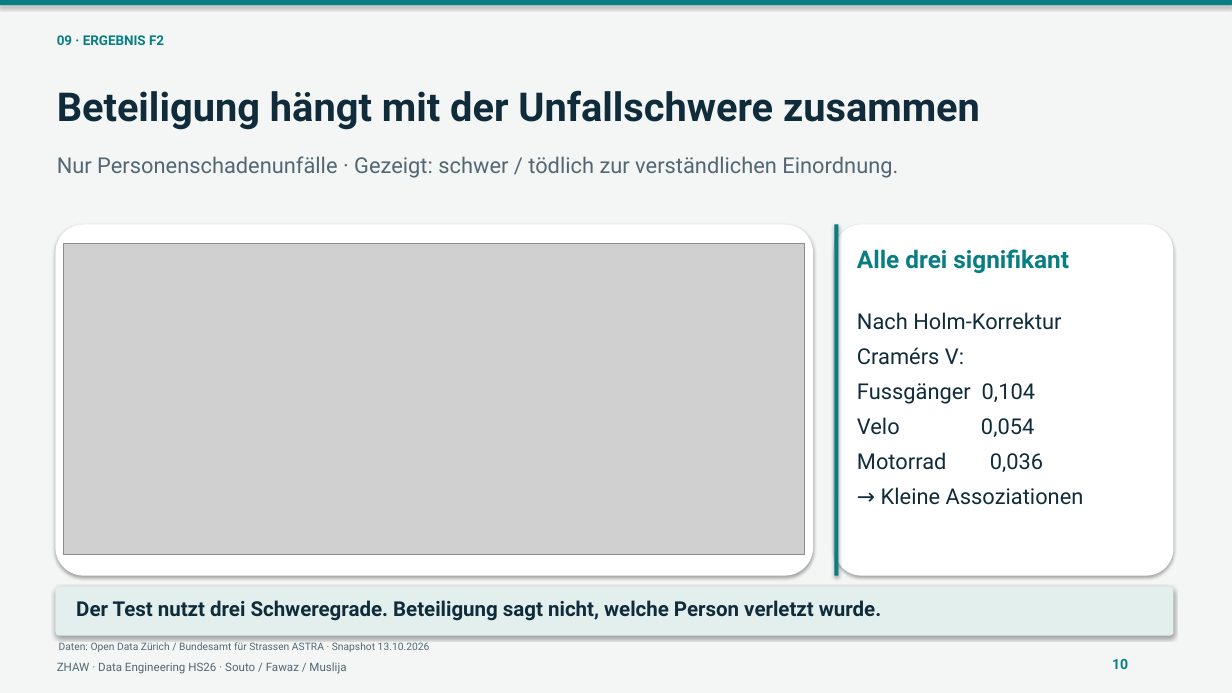
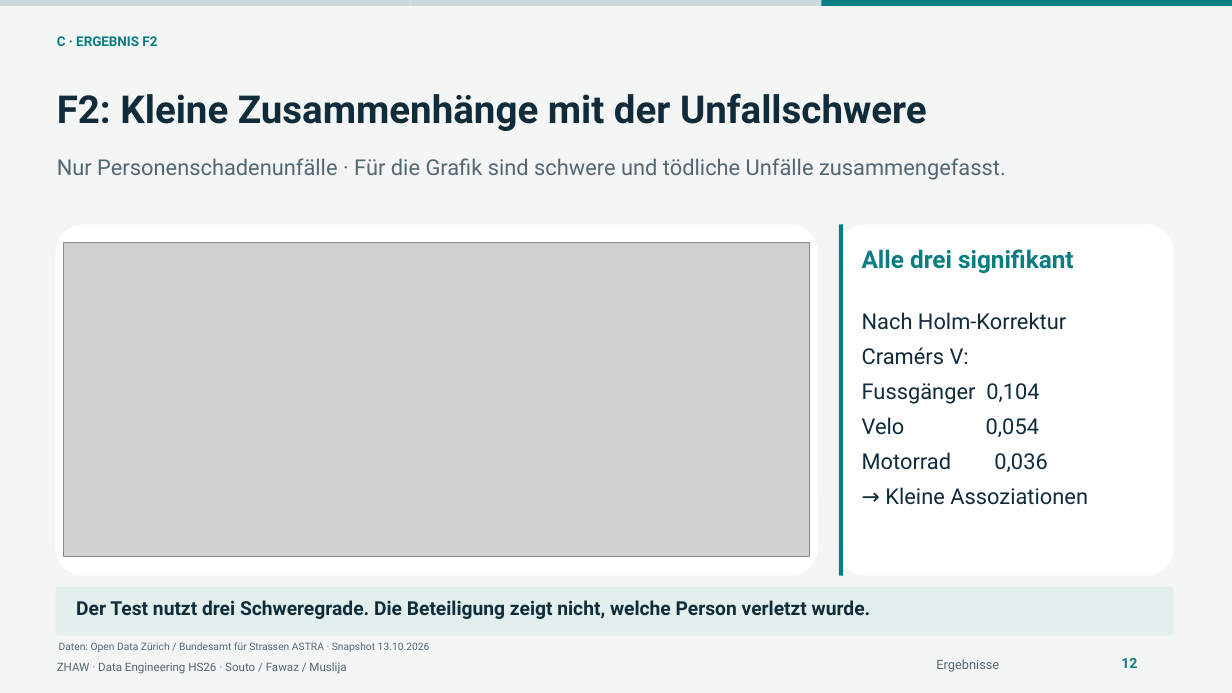
Before and after one commit to soutorub/de_projektarbeit_hs_2026_zhaw, a slide deck: slide 12 of presentations/teil1_verkehrsunfaelle_zuerich.pptx (slide 10 before the commit). Drawn at 1232x693 pixels with LibreOffice and Linux fonts; fonts in the diff are those of the drawing; grey boxes stand for pictures. Boxes give left, top, right and bottom in pixels: in the first picture for what was removed or moved away, otherwise in the second. Text is boxed around its words. In the diff, an @@ line names an element or a change of style, - is before the commit and + after.

```diff
--- a/presentations/teil1_verkehrsunfaelle_zuerich.pptx
+++ b/presentations/teil1_verkehrsunfaelle_zuerich.pptx
@@ rectangle added at bbox=[0, 0, 411, 6], fill #CFD9DD @@
@@ rectangle: place and size @@
-rectangle at bbox=[0, 0, 1232, 6]
+rectangle at bbox=[411, 0, 823, 6]
@@ rectangle at bbox=[411, 0, 823, 6]: fill #087E83 to #CFD9DD; shadow off @@
@@ rectangle added at bbox=[822, 0, 1232, 6], fill #087E83 @@
@@ text at bbox=[57, 36, 157, 46]: text changed @@
-09 · ERGEBNIS F2
+C · ERGEBNIS F2
@@ text at bbox=[57, 93, 927, 131]: text changed; size 31 to 30 pt @@
-Beteiligung hängt mit der Unfallschwere zusammen
+F2: Kleine Zusammenhänge mit der Unfallschwere
@@ text at bbox=[57, 158, 1006, 180]: text changed @@
-Nur Personenschadenunfälle · Gezeigt: schwer / tödlich zur verständlichen Einordnung.
+Nur Personenschadenunfälle · Für die Grafik sind schwere und tödliche Unfälle zusammengefasst.
@@ rounded rectangle: place and size @@
-rounded rectangle at bbox=[55, 225, 813, 576]
+rounded rectangle at bbox=[55, 225, 818, 576]
@@ shadow off in 4 elements at bbox=[55, 587, 1174, 636], bbox=[55, 225, 818, 576], bbox=[839, 225, 1174, 576], bbox=[839, 225, 843, 576] @@
@@ rounded rectangle: place and size @@
-rounded rectangle at bbox=[835, 225, 1174, 576]
+rounded rectangle at bbox=[839, 225, 1174, 576]
@@ rectangle: place and size @@
-rectangle at bbox=[835, 225, 838, 576]
+rectangle at bbox=[839, 225, 843, 576]
@@ picture: place and size @@
-picture at bbox=[64, 243, 805, 555]
+picture at bbox=[64, 243, 810, 556]
@@ text "Alle drei signifikant": place and size @@
-text "Alle drei signifikant" at bbox=[857, 249, 1069, 273]
+text "Alle drei signifikant" at bbox=[862, 249, 1074, 273]
@@ text "Nach Holm-Korrektur": place and size @@
-text "Nach Holm-Korrektur" at bbox=[857, 312, 1084, 505]
+text "Nach Holm-Korrektur" at bbox=[862, 312, 1088, 505]
@@ text at bbox=[76, 600, 871, 619]: text changed; size 16 to 15 pt @@
-Der Test nutzt drei Schweregrade. Beteiligung sagt nicht, welche Person verletzt wurde.
+Der Test nutzt drei Schweregrade. Die Beteiligung zeigt nicht, welche Person verletzt wurde.
@@ text added at bbox=[936, 659, 999, 672], 10 pt, text #536773 @@
+Ergebnisse
@@ text removed at bbox=[1112, 659, 1128, 669] @@
-10
@@ text added at bbox=[1121, 658, 1137, 668], 11 pt, text #087E83, bold @@
+12
```
Also in this commit, not shown: 11 other slides changed, 7 slides added, 6 slides removed, 8 other files.
